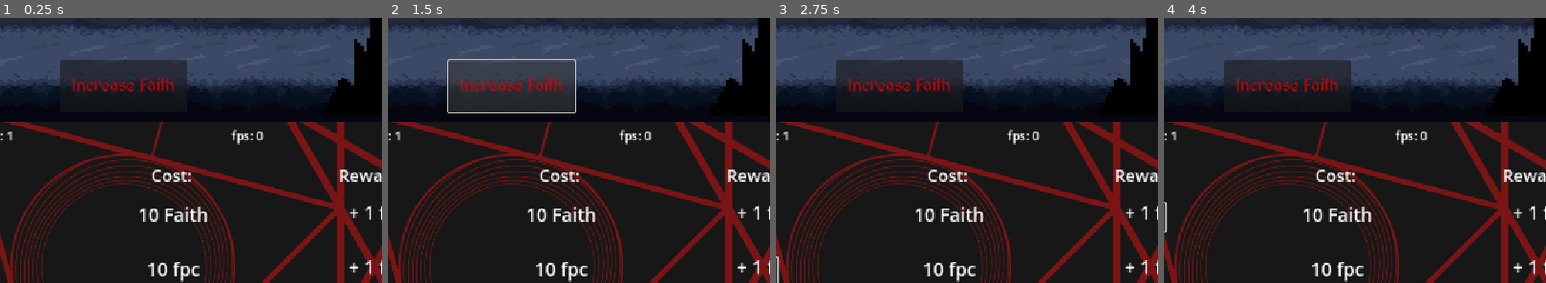
Above: before the commit, frames 1-4 (left to right).
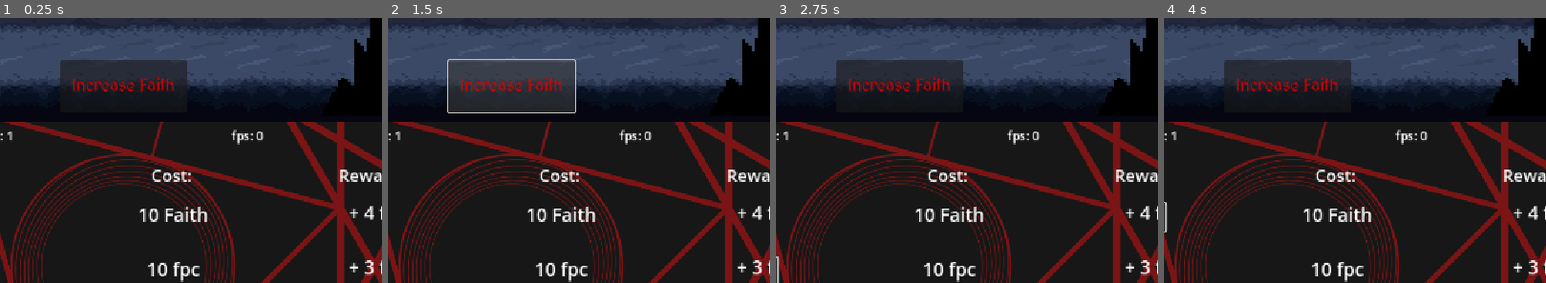
Above: after the commit, the same moments.

Repository: Anexoms/CultJam
Game: Godot game, scene res://main.tscn
Two runs of this game, one before a commit and one after it. Both use one fixed random seed, a clock stepped at 60 frames per second and the inputs below.
Inputs:
- Up to frame 1 (0.25 s): no input
- Up to frame 2 (1.5 s): click "Study religion" at 0.5 s; click "Increase Faith" at 1.25 s
- Up to frame 3 (2.75 s): click "Hire Priest" at 2 s
- Up to frame 4 (4 s): click "Increase Faith" at 2.75 s; click "Study religion" at 3.5 s
The pictures show only the part of the screen within x 34-84%, y 26-76%; the shares and areas given below are measured in that part.

The runs differ from the first frame. In frame 1, 0.2% of the frame differs, in the area x 95-98%, y 70-98%; in frame 2, 0.2%; in frame 3, 0.2%; in frame 4, 0.2%.

Commit message:
:ambulance: fix wrong division & update at launch

Diff:
--- a/main.gd
+++ b/main.gd
@@ -26,6 +26,8 @@
 	upgrade1_button.pressed.connect(upgrade1_pressed)
 	upgrade2_button.pressed.connect(upgrade2_pressed)
 	update_faith_label()
+	update_upg1_label()
+	update_upg2_label()
 
 func upgrade1_pressed():
 	if (faith >= upgrade1_cost):
@@ -36,7 +38,7 @@
 
 func update_upg1_label():
 	upgrade1CostLabel.text = str(floor(upgrade1_cost)) + " Faith"
-	upgrade1RewardLabel.text = "+ " + str(floor(faith_per_click / 2 + 1)) + " fpc"
+	upgrade1RewardLabel.text = "+ " + str(floor(upgrade1_cost / 3 + 1)) + " fpc"
 
 func upgrade2_pressed():
 	if (faith_per_click >= upgrade2_cost):
